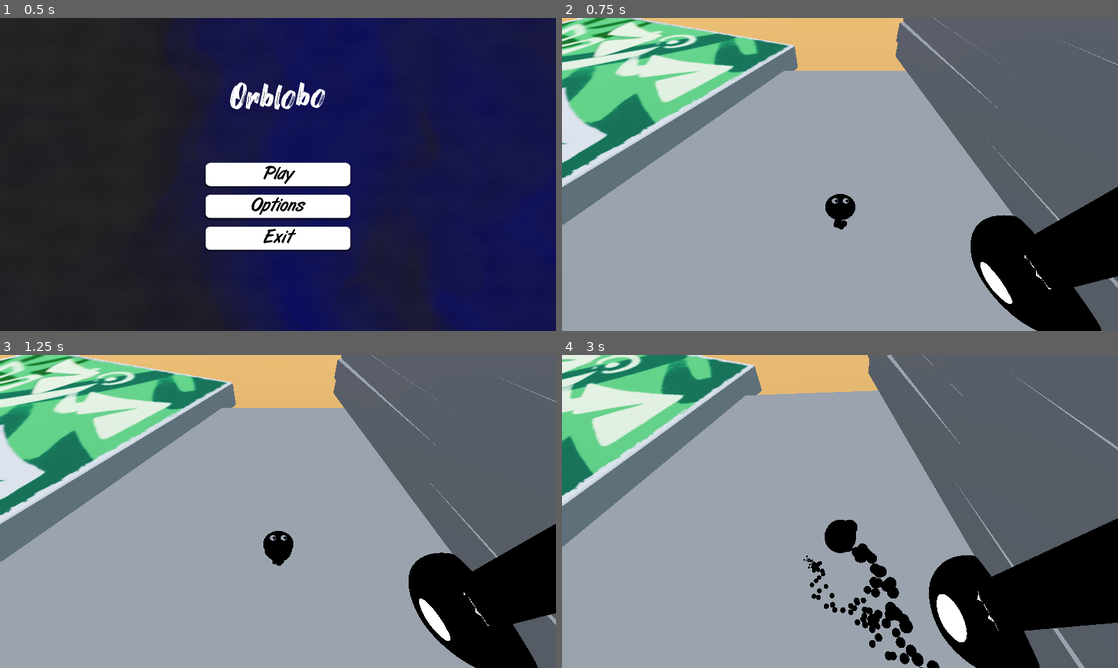
Above: before the commit, frames 1-4 (two rows, left to right).
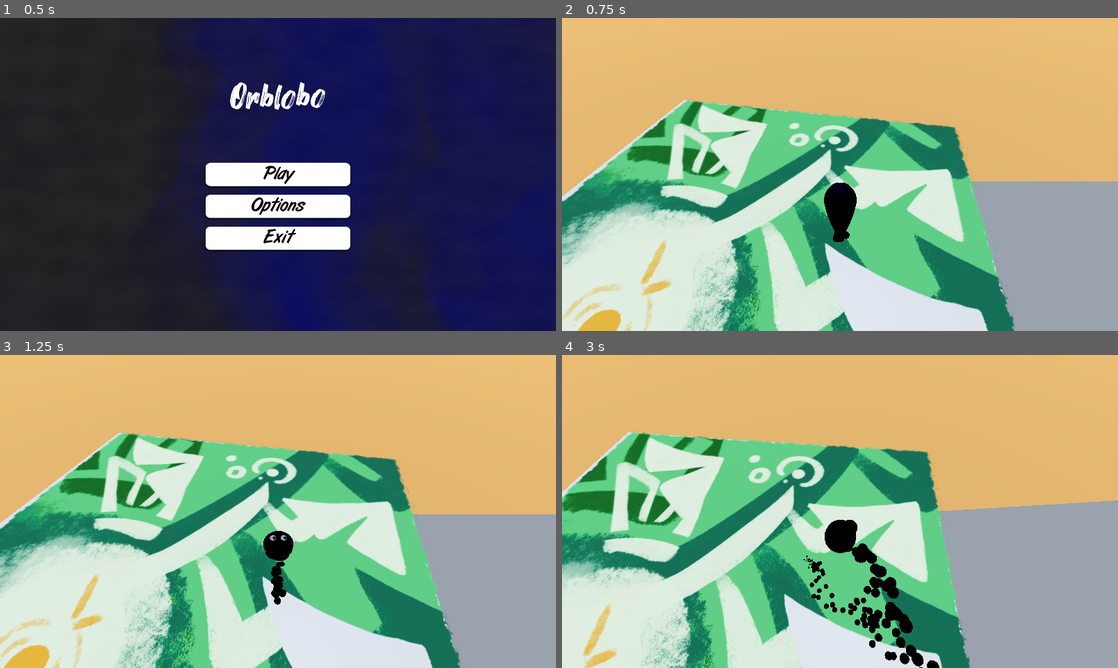
Above: after the commit, the same moments.

Repository: fossinating/trianglegamejam
Game: Godot game, scene res://levels/MainMenu.tscn
Two runs of this game, one before a commit and one after it. Both use one fixed random seed, a clock stepped at 60 frames per second and the inputs below.
Inputs (mouse positions are in pixels of both pictures, inside the frame that each line leads up to):
- Up to frame 1 (0.5 s): no input
- Up to frame 2 (0.75 s): click "Play" at 0.5 s
- Up to frame 3 (1.25 s): no input
- Up to frame 4 (3 s): move the mouse to (962, 495) at 1.27 s; hold D (move_right) 1.28-2.03 s; tap Down (cam_down) at 1.35 s; click (962, 495) at 1.42 s; tap Space (jump) at 1.52, 2.27 s; move the mouse to (812, 511) at 2.02 s; hold W (move_up) from 2.03 s (still down); tap Left (cam_left) at 2.1 s; move the mouse to (851, 505) at 2.77 s; tap Right (cam_right) at 2.85 s

Frame 1 is identical in both runs. In frame 2, 94% of the frame differs, in the area x 0-100%, y 0-100%; in frame 3, 94%; in frame 4, 94%.

Commit message:
Make new canvas template
this should make it infinitely easier to place items and delivery locations

Diff:
--- /dev/null
+++ b/entities/canvas/canvas.gd
@@ -0,0 +1,43 @@
+@tool
+extends Node3D
+class_name Canvas
+
+@export var incomplete_texture: Texture2D
+@export var complete_texture: Texture2D
+
+@export var size := 1.0
+
+@export var reload: bool:
+	set(value):
+		reload = false
+		setup()
+
+# Called when the node enters the scene tree for the first time.
+func _ready() -> void:
+	setup()
+
+func get_bounding_box() -> Vector3:
+	return size * Vector3(0.15, 1.98 * (1 if is_square else 16.0/9), 1.98)
+
+func is_square() -> bool:
+	return incomplete_texture.get_width() == incomplete_texture.get_height()
+
+func setup() -> void:
+	$Pivot.scale = size * Vector3.ONE
+
+	$Pivot/Sprite3D.texture = incomplete_texture
+	$Pivot/Sprite3D.pixel_size = 2.0 / incomplete_texture.get_width()
+	var collision_shape := $CollisionShape3D
+
+	collision_shape.shape.size = get_bounding_box()
+	collision_shape.position.x = -0.075 * size
+
+	var particle_collision_box: GPUParticlesCollisionBox3D = $GPUParticlesCollisionBox3D
+
+	particle_collision_box.size = get_bounding_box()
+	particle_collision_box.position.x = -0.075 * size
+
+
+# Called every frame. 'delta' is the elapsed time since the previous frame.
+func _process(delta: float) -> void:
+	pass
--- a/entities/canvas/canvas.tscn
+++ b/entities/canvas/canvas.tscn
@@ -1,19 +1,33 @@
-[gd_scene load_steps=4 format=3 uid="uid://bgb3traixnsbr"]
+[gd_scene load_steps=5 format=3 uid="uid://bgb3traixnsbr"]
 
 [ext_resource type="PackedScene" uid="uid://b65my7g46jvbg" path="res://entities/canvas/canvasV1.gltf" id="1_0tyj2"]
+[ext_resource type="Script" path="res://entities/canvas/canvas.gd" id="1_wo2bv"]
 [ext_resource type="PackedScene" uid="uid://t66s2vkelau0" path="res://entities/canvas/squareCanvasV1.gltf" id="2_to2wb"]
-[ext_resource type="Texture2D" uid="uid://cfp0ws1h084cl" path="res://entities/canvas/paintings/painting3/painting3_unfinished.png" id="3_legff"]
 
-[node name="Canvas" type="Node3D"]
+[sub_resource type="BoxShape3D" id="BoxShape3D_yl7lj"]
+resource_local_to_scene = true
+size = Vector3(0.15, 1.98, 1.98)
 
-[node name="canvasV1" parent="." instance=ExtResource("1_0tyj2")]
+[node name="Canvas" type="StaticBody3D"]
+script = ExtResource("1_wo2bv")
+
+[node name="CollisionShape3D" type="CollisionShape3D" parent="."]
+transform = Transform3D(1, 0, 0, 0, 1, 0, 0, 0, 1, -0.075, 0, 0)
+shape = SubResource("BoxShape3D_yl7lj")
+
+[node name="GPUParticlesCollisionBox3D" type="GPUParticlesCollisionBox3D" parent="."]
+transform = Transform3D(1, 0, 0, 0, 1, 0, 0, 0, 1, -0.075, 0, 0)
+size = Vector3(0.15, 1.98, 1.98)
+
+[node name="Pivot" type="Node3D" parent="."]
+
+[node name="canvasV1" parent="Pivot" instance=ExtResource("1_0tyj2")]
 transform = Transform3D(1, 0, 0, 0, 1, 0, 0, 0, 1, 1.2, -0.75, -10.65)
 visible = false
 
-[node name="squareCanvasV1" parent="." instance=ExtResource("2_to2wb")]
+[node name="squareCanvasV1" parent="Pivot" instance=ExtResource("2_to2wb")]
 transform = Transform3D(1, 0, 0, 0, 1, 0, 0, 0, 1, 1.2, 0.05, -10.645)
 
-[node name="Sprite3D" type="Sprite3D" parent="."]
-transform = Transform3D(-4.15258e-09, 0, 0.095, 0, 0.095, 0, -0.095, 0, -4.15258e-09, 0.002, 0, 0)
+[node name="Sprite3D" type="Sprite3D" parent="Pivot"]
+transform = Transform3D(-4.37114e-08, 0, 1, 0, 1, 0, -1, 0, -4.37114e-08, 0.002, 0, 0)
 shaded = true
-texture = ExtResource("3_legff")
--- a/entities/items/grabbable_item.gd
+++ b/entities/items/grabbable_item.gd
@@ -2,6 +2,11 @@
 
 extends Area3D
 class_name GrabbableItem
+
+@export var reload: bool:
+	set(value):
+		reload = false
+		setup()
 
 
 @export var delivery_point: ItemDeliveryPoint
@@ -19,14 +24,37 @@
 var scale_mult := 1.0
 
 
-func _ready():
+func setup() -> void:
 	if not delivery_point:
 		push_error("GrabbableItem was not assigned delivery point.")
 
 		if not Engine.is_editor_hint():
 			get_tree().quit()
+		return
+	if not is_instance_of(get_parent(), Canvas):
+		push_error("GrabbableItem was must be a child of a canvas")
 
-	$"Sprite Carrier/Sprite3D".texture = item_image
+		if not Engine.is_editor_hint():
+			get_tree().quit()
+		return
+
+
+	var sprite: Sprite3D = $"Sprite Carrier/Sprite3D"
+	sprite.texture = item_image
+	sprite.position = -delivery_point.position
+	sprite.position.x = 0.012
+
+	var canvas: Canvas = get_parent()
+
+	sprite.pixel_size = 2.0 / item_image.get_width()
+
+	sprite.scale = canvas.size * Vector3.ONE
+
+	position.x = 0.002
+
+
+func _ready():
+	setup()
 
 
 func _process(delta: float) -> void:
--- a/entities/items/grabbable_item.tscn
+++ b/entities/items/grabbable_item.tscn
@@ -22,7 +22,7 @@
 height = 0.2
 
 [node name="Grabbable Item" type="Area3D"]
-top_level = true
+transform = Transform3D(1, 0, 0, 0, 1, 0, 0, 0, 1, 0.002, 0, 0)
 collision_layer = 8
 collision_mask = 32
 monitoring = false
@@ -42,6 +42,6 @@
 [node name="Sprite Carrier" type="Marker3D" parent="."]
 
 [node name="Sprite3D" type="Sprite3D" parent="Sprite Carrier"]
-transform = Transform3D(0.49, 0, 0, 0, -2.14186e-08, 0.49, 0, -0.49, -2.14186e-08, 0, 0.002, 0)
+transform = Transform3D(-4.37114e-08, 0, 1, 0, 1, 0, -1, 0, -4.37114e-08, 0, 0.002, 0)
 shaded = true
 render_priority = 10
--- a/levels/workshop.tscn
+++ b/levels/workshop.tscn
@@ -1,12 +1,13 @@
-[gd_scene load_steps=19 format=3 uid="uid://bw624l72ljxcx"]
+[gd_scene load_steps=17 format=3 uid="uid://bw624l72ljxcx"]
 
 [ext_resource type="PackedScene" uid="uid://bqvbt7ofxnn0b" path="res://entities/player/player.tscn" id="1_tquhn"]
 [ext_resource type="PackedScene" uid="uid://bu7xjkbde0woe" path="res://entities/map elements/inkfall.tscn" id="2_1i02o"]
 [ext_resource type="PackedScene" uid="uid://b6sgojl10sbf2" path="res://entities/items/grabbable_item.tscn" id="2_gteoe"]
-[ext_resource type="Material" uid="uid://b7l3b6ud7tfxi" path="res://levels/mat_inkfall.tres" id="3_1nljh"]
 [ext_resource type="PackedScene" uid="uid://c1tcjtlgyxua3" path="res://entities/items/item_delivery_point.tscn" id="3_nogm7"]
 [ext_resource type="PackedScene" uid="uid://bgb3traixnsbr" path="res://entities/canvas/canvas.tscn" id="4_jxxqq"]
+[ext_resource type="Texture2D" uid="uid://cfp0ws1h084cl" path="res://entities/canvas/paintings/painting3/painting3_unfinished.png" id="6_6mjbw"]
 [ext_resource type="Texture2D" uid="uid://coruxtyv64e23" path="res://entities/canvas/paintings/painting3/painting3_piece1.png" id="7_fwsu3"]
+[ext_resource type="Texture2D" uid="uid://cd6kw0eof1eg8" path="res://entities/canvas/paintings/painting3/painting3_finished.png" id="7_utvel"]
 
 [sub_resource type="ProceduralSkyMaterial" id="ProceduralSkyMaterial_wg4r2"]
 sky_horizon_color = Color(0.64625, 0.65575, 0.67075, 1)
@@ -30,16 +31,6 @@
 [sub_resource type="BoxShape3D" id="BoxShape3D_6gsb4"]
 size = Vector3(20, 9.5, 20)
 
-[sub_resource type="BoxShape3D" id="BoxShape3D_hpra8"]
-size = Vector3(19.7266, 1, 19.6869)
-
-[sub_resource type="BoxShape3D" id="BoxShape3D_5s17q"]
-size = Vector3(0.6, 1.1, 1)
-
-[sub_resource type="BoxMesh" id="BoxMesh_et4ey"]
-material = ExtResource("3_1nljh")
-size = Vector3(0.6, 1.1, 1)
-
 [sub_resource type="StandardMaterial3D" id="StandardMaterial3D_gkeri"]
 albedo_color = Color(0.969764, 0.66111, 0.351704, 1)
 
@@ -58,7 +49,7 @@
 light_indirect_energy = 0.5
 
 [node name="Player" parent="." instance=ExtResource("1_tquhn")]
-transform = Transform3D(1, 0, 0, 0, 1, 0, 0, 0, 1, 2.59108, 0.5, -0.132736)
+transform = Transform3D(1, 0, 0, 0, 1, 0, 0, 0, 1, -12.9649, 1.65721, -8.29047)
 
 [node name="StaticBody3D" type="StaticBody3D" parent="."]
 transform = Transform3D(1, 0, 0, 0, 1, 0, 0, 0, 1, 0, -0.5, 0)
@@ -131,63 +122,29 @@
 [node name="Inkfall" parent="StaticBody3D3" instance=ExtResource("2_1i02o")]
 transform = Transform3D(1, 0, 0, 0, 1, 0, 0, 0, 1, 10.55, 8.5, -4.013)
 
-[node name="StaticBody3D2" type="StaticBody3D" parent="."]
-transform = Transform3D(0.912206, 0, -0.409732, 0, 1, 0, 0.409732, 0, 0.912206, -13.4238, 0.5, -6.65619)
-collision_layer = 3
-
-[node name="CollisionShape3D" type="CollisionShape3D" parent="StaticBody3D2"]
-transform = Transform3D(1, 0, 0, 0, 1, 0, 0, 0, 1, 0.13672, 0, 0.133971)
-shape = SubResource("BoxShape3D_hpra8")
-
-[node name="GPUParticlesCollisionBox3D" type="GPUParticlesCollisionBox3D" parent="StaticBody3D2"]
-size = Vector3(20, 1, 20)
-
-[node name="Area3D" type="Area3D" parent="StaticBody3D2"]
-transform = Transform3D(1, 0, 0, 0, 1, 0, 0, 0, 1, 10, 0, 0)
-visible = false
-collision_layer = 16
-collision_mask = 0
-
-[node name="CollisionShape3D" type="CollisionShape3D" parent="StaticBody3D2/Area3D"]
-transform = Transform3D(1, 0, 0, 0, 1, 0, 0, 0, 1, -0.2, 0.05, 0)
-shape = SubResource("BoxShape3D_5s17q")
-
-[node name="MeshInstance3D" type="MeshInstance3D" parent="StaticBody3D2/Area3D"]
-transform = Transform3D(1, 0, 0, 0, 1, 0, 0, 0, 1, -0.13627, 0.05, 0.0261607)
-mesh = SubResource("BoxMesh_et4ey")
-
-[node name="Canvas" parent="StaticBody3D2" instance=ExtResource("4_jxxqq")]
-transform = Transform3D(7.44485e-07, -9.861, 0, 9.861, 7.44485e-07, 0, 0, 0, 9.861, 0.34, 0.47, 0)
-metadata/_edit_group_ = true
-
-[node name="Item Delivery Point" parent="StaticBody3D2" instance=ExtResource("3_nogm7")]
-transform = Transform3D(1, 0, 0, 0, 1, 0, 0, 0, 1, 6.43273, 0.508572, 1.36815)
-
-[node name="Grabbable Item" parent="StaticBody3D2/Item Delivery Point" node_paths=PackedStringArray("delivery_point") instance=ExtResource("2_gteoe")]
-transform = Transform3D(1, 0, 0, 0, 1, 0, 0, 0, 1, -7.68639, -4.76837e-07, -7.77003)
-top_level = false
-delivery_point = NodePath("..")
-item_image = ExtResource("7_fwsu3")
-MAX_CARRY_DISTANCE = 1.0
-shrink_factor = 0.25
-
-[node name="Sprite Carrier" parent="StaticBody3D2/Item Delivery Point/Grabbable Item" index="1"]
-transform = Transform3D(1, 0, 2.98023e-08, 0, 1, 0, -2.98023e-08, 0, 1, 0, 0, 0)
-
-[node name="Sprite3D" parent="StaticBody3D2/Item Delivery Point/Grabbable Item/Sprite Carrier" index="0"]
-transform = Transform3D(0.000616789, -0.93, -4.06516e-08, 5.16012e-17, -4.06516e-08, 0.93, -0.93, -0.000616789, -2.69527e-11, -6.39107, 0.00200069, -1.76996)
-texture = ExtResource("7_fwsu3")
-
 [node name="table surface" type="MeshInstance3D" parent="."]
 transform = Transform3D(1, 0, 0, 0, 1, 0, 0, 0, 1, 0, -0.9, 0)
 layers = 3
 mesh = SubResource("BoxMesh_pglni")
 
-[node name="Item Delivery Point" parent="." instance=ExtResource("3_nogm7")]
-transform = Transform3D(1, 0, 0, 0, 1, 0, 0, 0, 1, 2.751, 0.55, -4.305)
+[node name="Canvas" parent="." instance=ExtResource("4_jxxqq")]
+transform = Transform3D(-4.30474e-08, -0.984811, -0.173631, 1, -4.37114e-08, -1.01506e-15, -7.58965e-09, -0.173631, 0.984811, -15.6054, 0.644235, -7.11348)
+incomplete_texture = ExtResource("6_6mjbw")
+complete_texture = ExtResource("7_utvel")
+size = 7.0
 
-[node name="Grabbable Item" parent="." node_paths=PackedStringArray("delivery_point") instance=ExtResource("2_gteoe")]
-transform = Transform3D(1, 0, 0, 0, 1, 0, 0, 0, 1, 0, 0.5, 0)
+[node name="Item Delivery Point" parent="Canvas" instance=ExtResource("3_nogm7")]
+transform = Transform3D(1, 9.99201e-16, 0, -2.66454e-15, 1, -1.49012e-08, 0, 1.49012e-08, 1, -6.55651e-07, -4.51396, 1.3947)
+
+[node name="Grabbable Item" parent="Canvas" node_paths=PackedStringArray("delivery_point") instance=ExtResource("2_gteoe")]
+transform = Transform3D(1, 1.14353e-14, -7.10543e-15, -1.15463e-14, 1, -4.47035e-08, 8.88178e-15, 4.47035e-08, 1, 0.00200015, 3.50195, -4.723)
 delivery_point = NodePath("../Item Delivery Point")
+item_image = ExtResource("7_fwsu3")
+shrink_factor = 0.25
 
-[editable path="StaticBody3D2/Item Delivery Point/Grabbable Item"]
+[node name="Sprite3D" parent="Canvas/Grabbable Item/Sprite Carrier" index="0"]
+transform = Transform3D(-3.0598e-07, 0, 7, 0, 7, 0, -7, 0, -3.0598e-07, 0.012, 4.51396, -1.3947)
+pixel_size = 0.000976563
+texture = ExtResource("7_fwsu3")
+
+[editable path="Canvas/Grabbable Item"]
